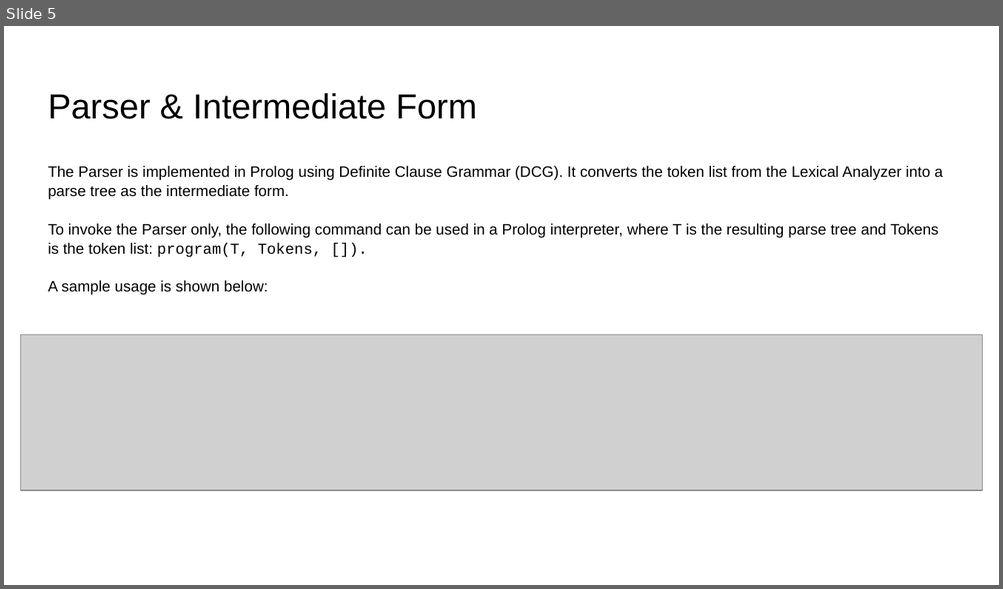
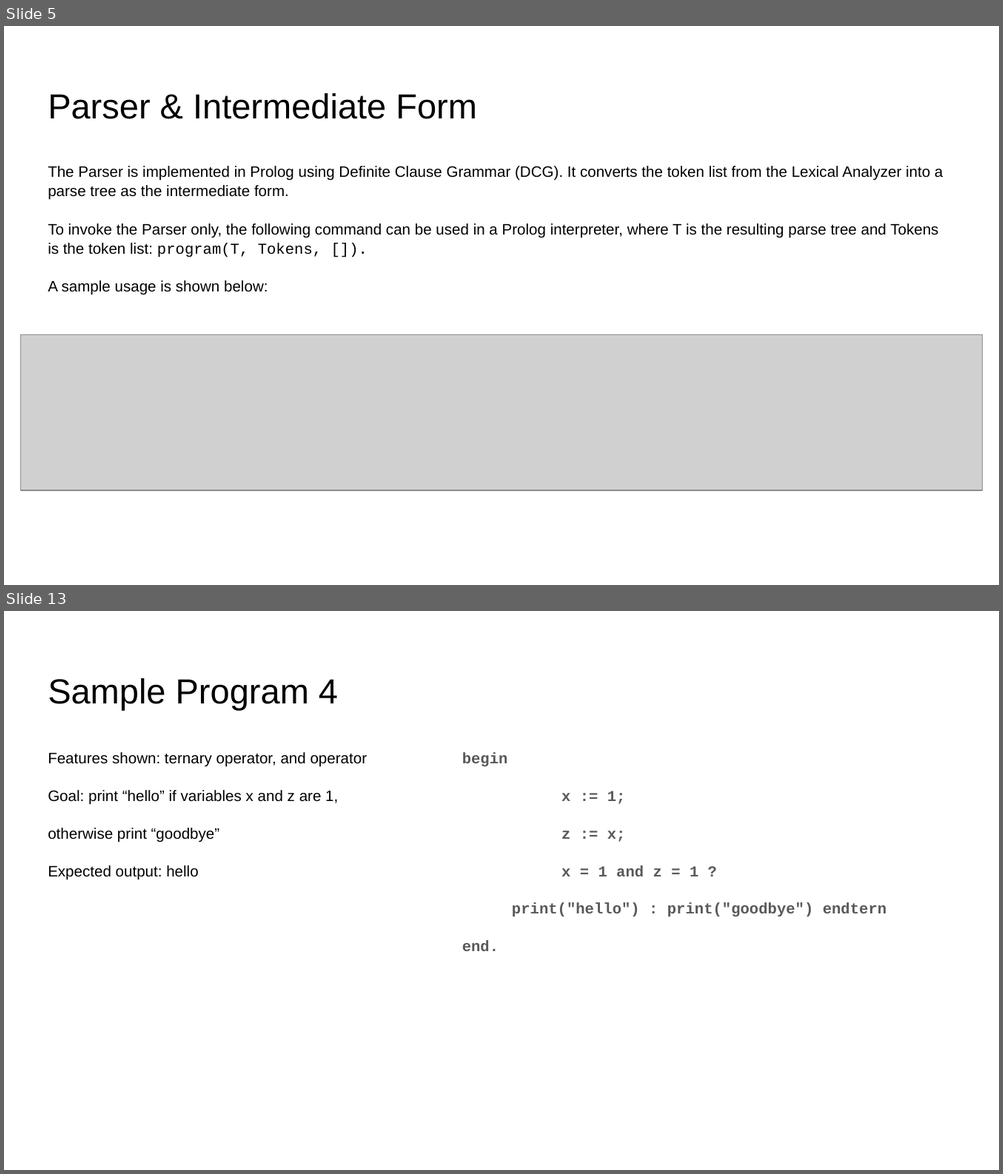
Before and after one commit to angelaczh/SER502-ScriptShark-Team13, a slide deck: doc/Documentation.pptx. Shown one above the other, each under a label of ours: slide 5 before the commit, slides 5 and 13 after it; the slides between them are not shown. The pictures are 1003x589 and 1003x1174 pixels, drawn with LibreOffice and Linux fonts; fonts in the diff are those of the drawing; grey boxes stand for pictures. Boxes give left, top, right and bottom in pixels: in the first picture for what was removed or moved away, otherwise in the second. Text is boxed around its words. In the diff, an @@ line names an element or a change of style, - is before the commit and + after.

```diff
--- a/doc/Documentation.pptx
+++ b/doc/Documentation.pptx
@@ slide 13 added at (4,611,999,1170), background #FFFFFF @@
@@ title added at (48,678,338,710), 25.2 pt, text #000000 @@
+Sample Program 4
@@ text added at (48,752,367,880), 11 pt, text #000000 @@
+Features shown: ternary operator, and operator
+Goal: print “hello” if variables x and z are 1,
+otherwise print “goodbye”
+Expected output: hello
@@ text added at (462,753,886,951), 11 pt, text #595959, bold @@
+begin
+x := 1;
+z := x;
+x = 1 and z = 1 ?
+print("hello") : print("goodbye") endtern
+end.
```
Also in this commit, not shown: 1 slide changed, 8 other slides added, 3 slides removed.
